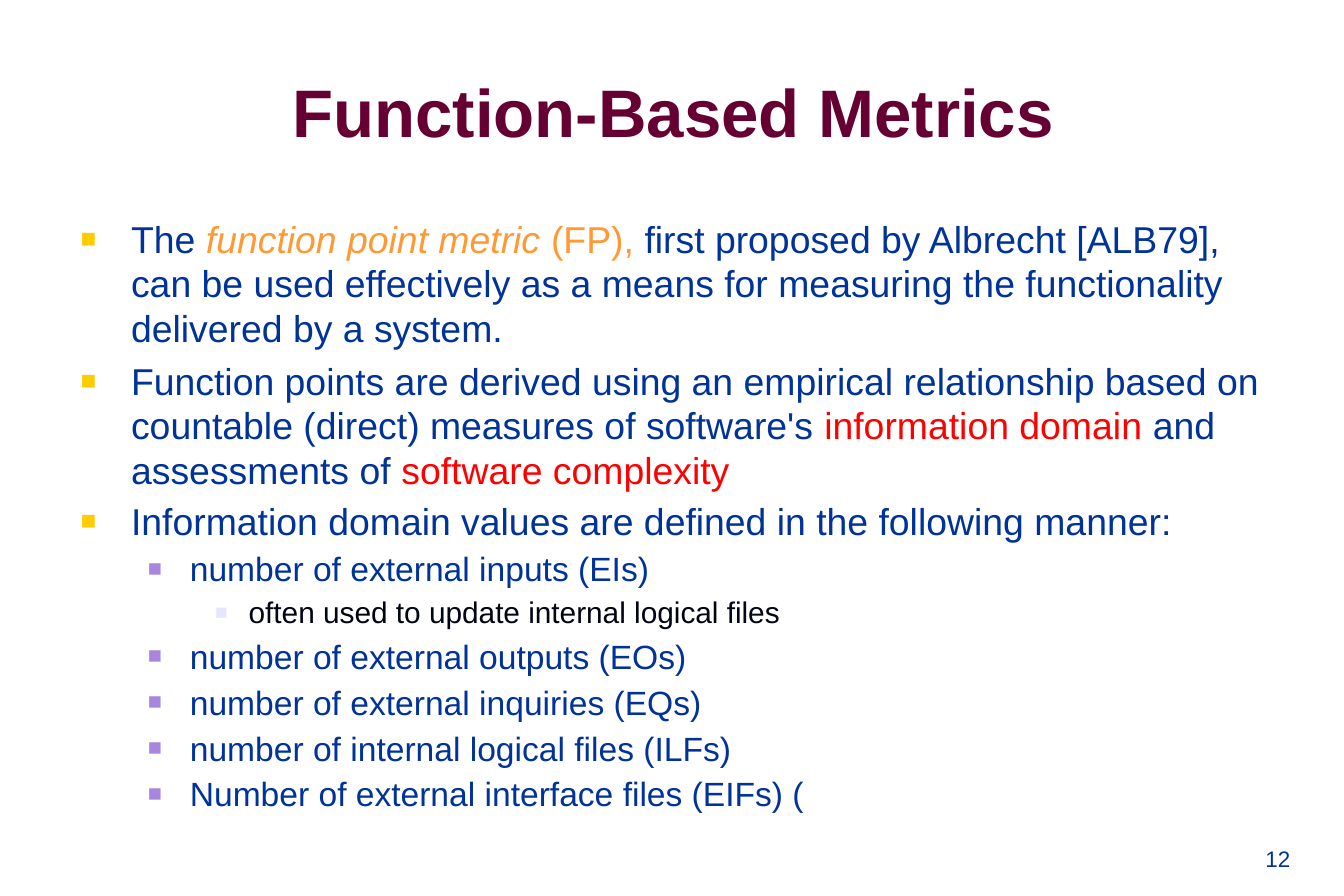
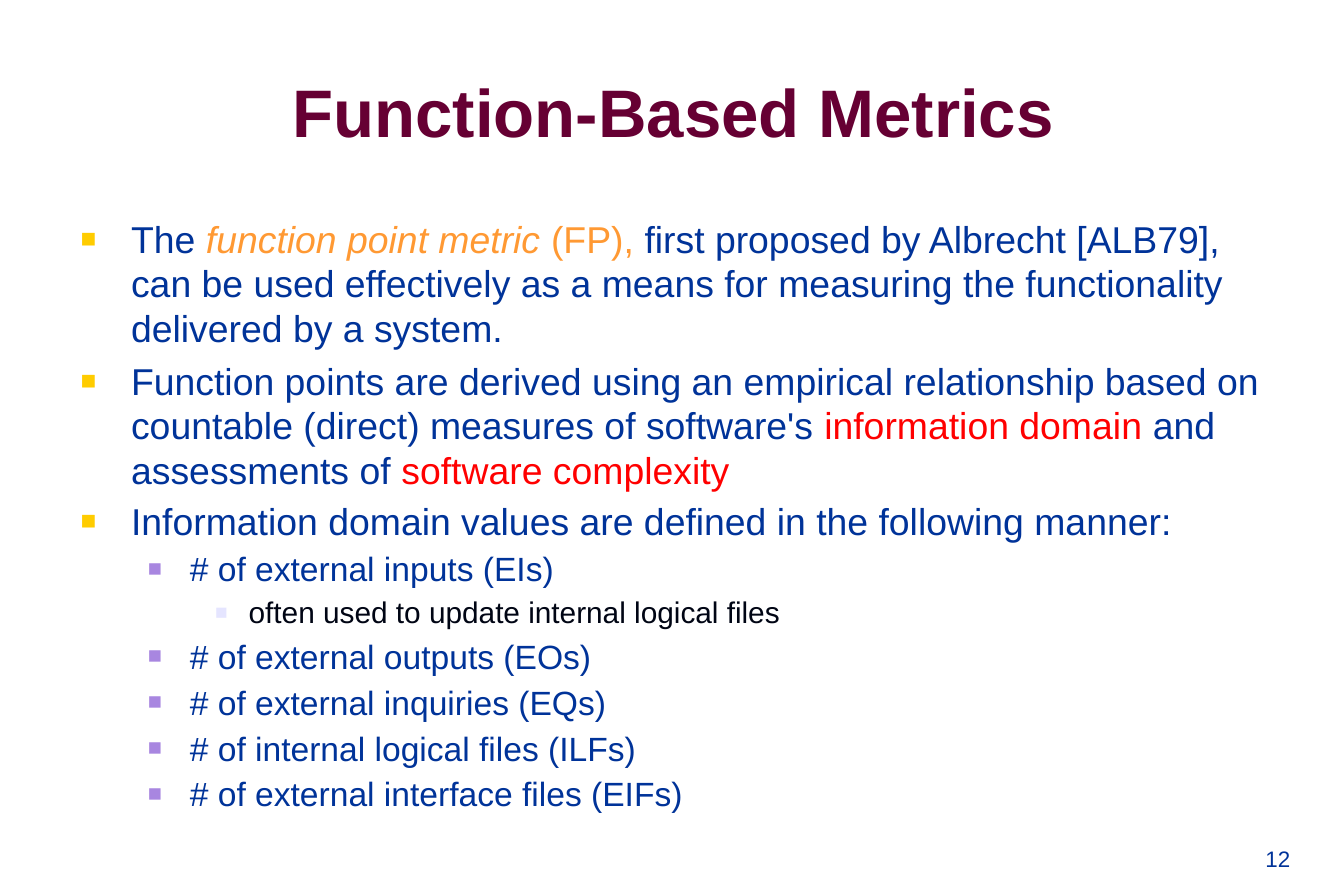
Before and after one commit to swtv-kaist/cs350-fall25, a slide deck: slide 12 of slides/lec15-ch23-design-metrics.pptx. Drawn at 1344x896 pixels with LibreOffice and Linux fonts; fonts in the diff are those of the drawing; background and template pictures are left out. Boxes give left, top, right and bottom in pixels: in the first picture for what was removed or moved away, otherwise in the second. Text is boxed around its words. In the diff, an @@ line names an element or a change of style, - is before the commit and + after.

```diff
--- a/slides/lec15-ch23-design-metrics.pptx
+++ b/slides/lec15-ch23-design-metrics.pptx
@@ text at bbox=[218, 556, 554, 587]: text changed @@
-  ■ number of external inputs (EIs)
+  ■ # of external inputs (EIs)
@@ text at bbox=[218, 644, 682, 813]: text changed @@
-  ■ number of external outputs (EOs)
-  ■ number of external inquiries (EQs)
-  ■ number of internal logical files (ILFs)
-  ■ Number of external interface files (EIFs) (
+  ■ # of external outputs (EOs)
+  ■ # of external inquiries (EQs)
+  ■ # of internal logical files (ILFs)
+  ■ # of external interface files (EIFs)
```
Also in this commit, not shown: 3 other slides changed, 5 other files.
